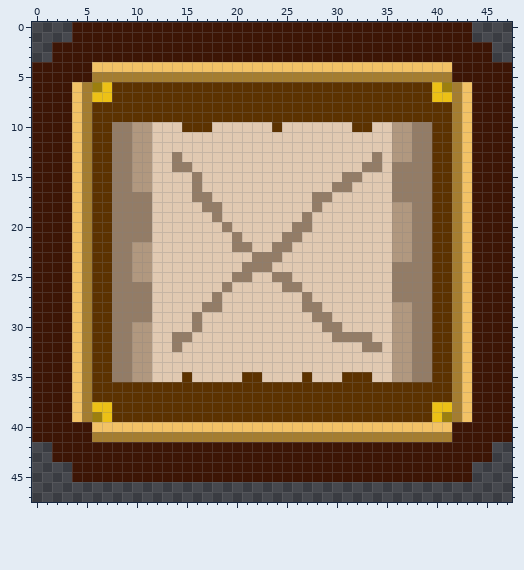
Pixel-art sprite: sprites/spr_nineslice/layers/e1ba7146-8acd-4083-be1e-193bdfa57dc6/d9d1717a-6e72-4ff1-b374-9bdd57b1ba82.png. Above is the file before it was changed.
The file is 48x48 pixels.
Once edited:
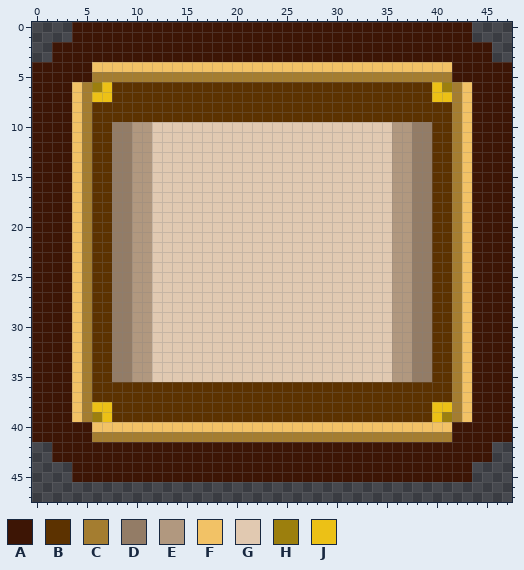
Palette (. is transparent): A #3d1505  B #5c3200  C #a47d30  D #937c66  E #b1987f  F #f2c266  G #e1c9b1  H #9c7f0d  J #ecc116
Edits made:
The author changed colour D to colour E in rows 14 to 16 at x 36 to 37; in row 17 at x 10 to 11 and 36 to 37; in rows 18 to 21 at x 10 to 11; in rows 24 to 25 at x 36 to 37; in rows 26 to 27 at x 10 to 11 and 36 to 37; in rows 28 to 29 at x 10 to 11.
The author changed colour B to colour G in row 10 at x 15 to 17, 24 and 32 to 33; in row 35 at x 15, 21 to 22, 27 and 31 to 33.
The author changed colour D to colour G in row 13 at x 14 and 34; in row 14 at x 14 to 15 and 33 to 34; in row 15 at x 16 and 31 to 32; in row 16 at x 16 and 30 to 31; in row 17 at x 16 to 17 and 28 to 29; in row 18 at x 17 to 18 and 28.
The author changed colour D to colour G in row 19 at x 18 and 27; in row 20 at x 19 and 26 to 27; in row 21 at x 20 and 25 to 26; in row 22 at x 20 to 21 and 24 to 25; in row 23 at x 22 to 24; in row 24 at x 21 to 23.
The author changed colour D to colour G in row 25 at x 20 to 21 and 24 to 25; in row 26 at x 19 and 25 to 26; in row 27 at x 18 and 27; in row 28 at x 17 to 18 and 27 to 28; in row 29 at x 16 and 28 to 29; in row 30 at x 16 and 29 to 30.
The author changed colour D to colour G in row 31 at x 14 to 15 and 30 to 33; in row 32 at x 14 and 33 to 34.
Where, in picture pixels (left, top, right, bottom), the same in both pictures:
changed: (132, 122, 412, 382)
